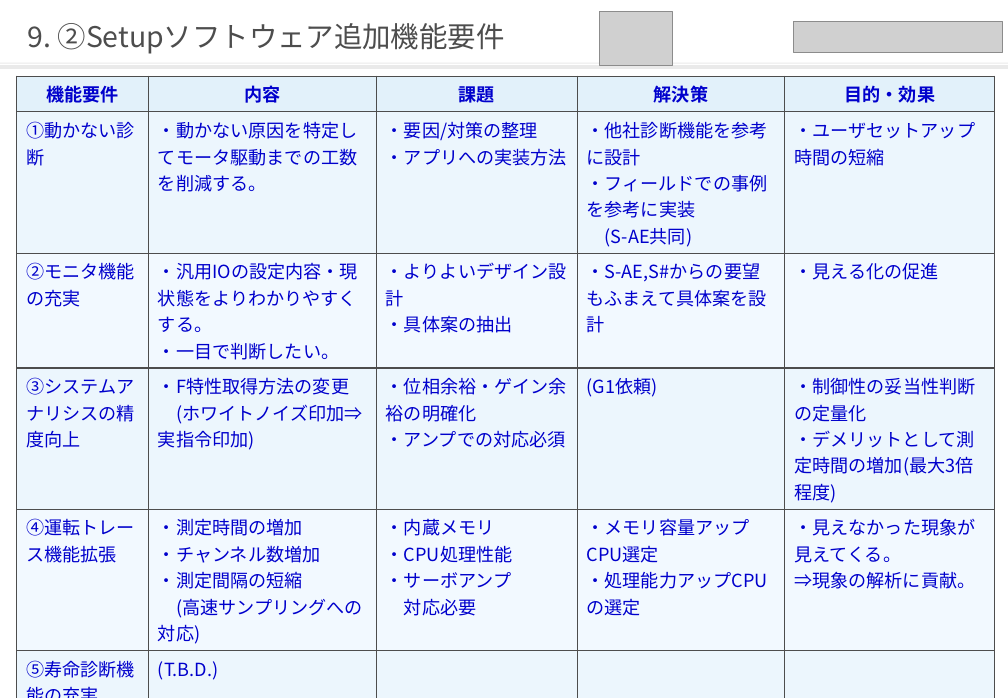
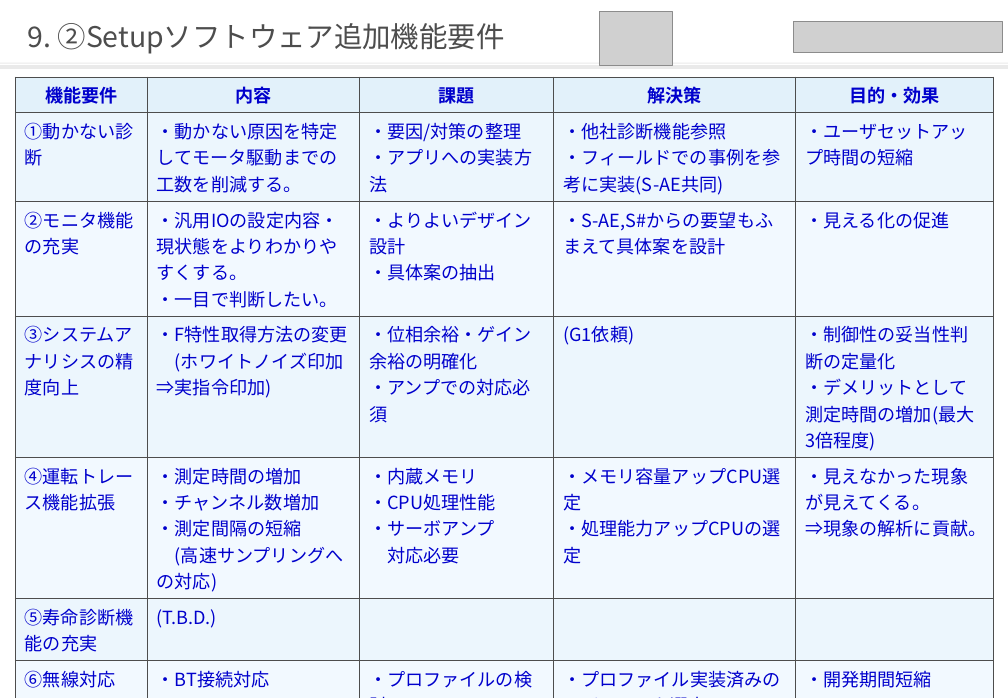
Before and after one commit to qzq03657/hellow-world, a slide deck: slide 10 of 次期サーボシステム_ユーザビリティ向上_藤沢案.pptx. Drawn at 1008x698 pixels with LibreOffice and Linux fonts; fonts in the diff are those of the drawing; grey boxes stand for pictures. Boxes give left, top, right and bottom in pixels: in the first picture for what was removed or moved away, otherwise in the second. Text is boxed around its words. In the diff, an @@ line names an element or a change of style, - is before the commit and + after.

```diff
--- a/次期サーボシステム_ユーザビリティ向上_藤沢案.pptx
+++ b/次期サーボシステム_ユーザビリティ向上_藤沢案.pptx
@@ table at <box>16,77,995,692</box> @@
-row 2, column 4: ・他社診断機能を参考に設計 / ・フィールドでの事例を参考に実装 / (S-AE共同)
+row 2, column 4: ・他社診断機能参照 / ・フィールドでの事例を参考に実装(S-AE共同)
-row 7: ⑥その他 | ・S-AE，S#からの要望に沿って検討 |  |  | 
+row 7: ⑥無線対応 | ・BT接続対応 | ・プロファイルの検討 | ・プロファイル実装済みのモジュールを選定 | ・開発期間短縮
+row 8: ⑦その他 | ・S-AE，S#からの要望に沿って検討 |  |  | 
```
Also in this commit, not shown: 8 other slides changed.
